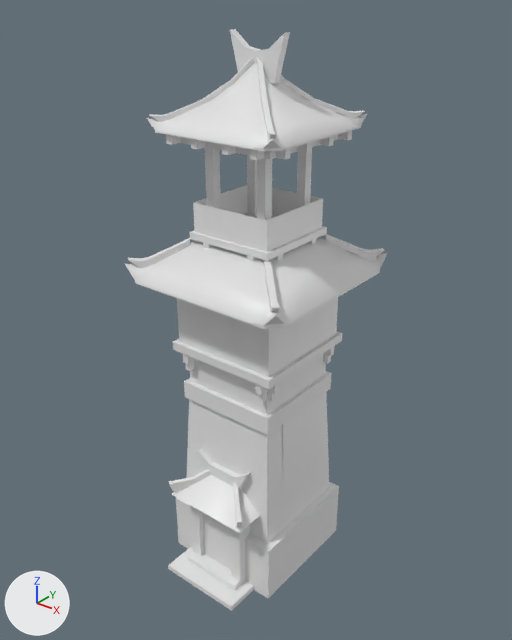
Before and after pictures for a commit that changed the COLLADA model art/meshes/structural/chin_defense_tower.dae.
The view is the same before and after, from a camera (50 mm lens) standing at (17.0, -21.4, 25.1) and looking at (0.0, -0.2, 11.9). Every picture has the same lights, and +X, +Y and +Z are marked at lower left. Where no turn or scale is listed for an object, it has been applied to the vertices. Vertices at the same position are counted once.
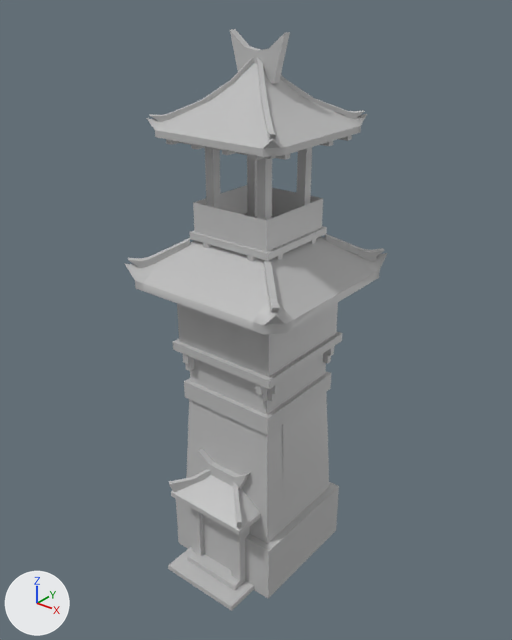
The change, as a diff of the scene's bpy script:
```diff
--- a/art/meshes/structural/chin_defense_tower.dae.py
+++ b/art/meshes/structural/chin_defense_tower.dae.py
@@ mat_material_006_002 @@
+mat_material_006_002 = principled_material('Material_006_002')
+mat_material_006_002.base_color = (0.512, 0.512, 0.512)  # grey #bebebe
+mat_material_006_002.roughness = 0.44
@@ me_mesh_002_001 @@
 # used by ob_mesh_001_001; location = (-0.25, 0.0, 0.0)
-me_mesh_002_001.from_pydata(...)  # 1147 vertices, 1422 faces; spans x -3.5..4.1, y -4.4..3.8, z -0.1..23.3
+me_mesh_002_001.from_pydata(...)  # 1157 vertices, 1434 faces; spans x -3.5..4.1, y -4.4..3.8, z -0.1..23.3
+# me_mesh_002_001 part 1: the loose piece of 6 vertices spanning x -1.7..2.3, y -3.9..-1.9, z 4.0..5.7 is rebuilt with 16 vertices and now spans x -1.7..2.3, y -3.9..-1.9, z 3.9..5.8, in mat_material_006_002 (grey #bebebe)
+# me_mesh_002_001 part 2
+# 35 faces are deleted
+# 18 vertices in x -2.7..3.2, y -3.0..2.9, z 19.9 move by (0.0, 0.0, -0.2)
+# 8 vertices move within x -0.5..0.2, y -0.7..0.6, z 21.6..22.3
+# 31 new faces join them
+# me_mesh_002_001 part 3
+# 18 vertices in x -3.5..4.1, y -3.9..3.8, z 14.0 move by (0.0, 0.0, -0.2)
+# me_mesh_002_001 part 4: 1383 faces spanning x -3.5..4.1, y -4.4..3.8, z -0.1..23.3 switch from mat_material_006 (white #e7e7e7) to mat_material_006_002 (grey #bebebe)
```

Boxes (x1, y1, x2, y2) around the edits, measured in the pictures (512 x 640 px; the box of a moved part takes in the faces that stretch with it):
part 1 of me_mesh_002_001, rebuilt
    before: (172, 475, 260, 533)
    after: (171, 475, 260, 535)
part 2 of me_mesh_002_001, moved or reshaped
    before: (155, 57, 361, 151)
    after: (155, 57, 361, 157)
part 3 of me_mesh_002_001, moved or reshaped
    before: (135, 270, 380, 329)
    after: (135, 270, 380, 334)
part 4 of me_mesh_002_001, recoloured
    both: (124, 29, 387, 611)
